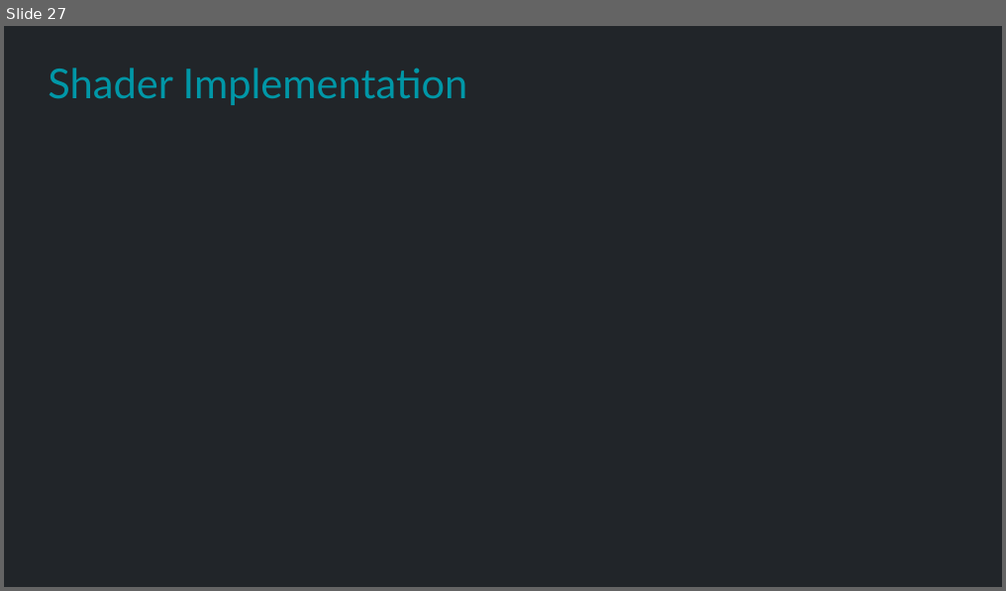
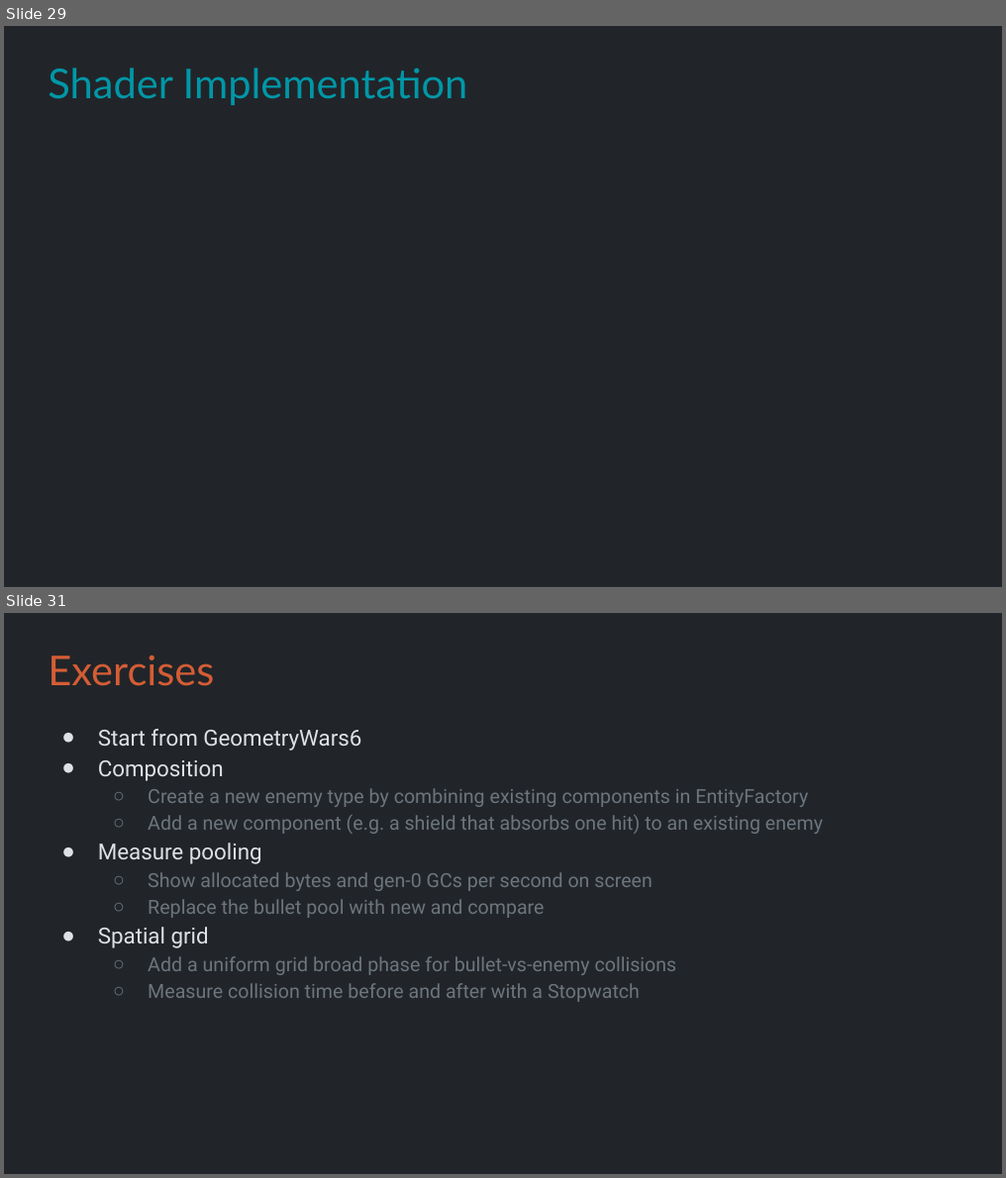
Before and after one commit to Metamate/gar, a slide deck: slides/09 Geometry Wars.pptx. Shown one above the other, each under a label of ours: slide 27 before the commit, slides 29 and 31 after it; the slides between them are not shown. The pictures are 1006x591 and 1006x1178 pixels, drawn with LibreOffice and Linux fonts; fonts in the diff are those of the drawing. Boxes give left, top, right and bottom in pixels: in the first picture for what was removed or moved away, otherwise in the second. Text is boxed around its words. In the diff, an @@ line names an element or a change of style, - is before the commit and + after.

```diff
--- a/slides/09 Geometry Wars.pptx
+++ b/slides/09 Geometry Wars.pptx
@@ slide 31 added at [4, 613, 1002, 1174], background #212529 @@
@@ title added at [48, 655, 214, 686], 29.7 pt, text #D45D35 @@
+Exercises
@@ text added at [98, 729, 823, 1002], 14 pt, text #6C757D @@
+● Start from GeometryWars6
+● Composition
+  ○ Create a new enemy type by combining existing components in EntityFactory
+  ○ Add a new component (e.g. a shield that absorbs one hit) to an existing enemy
+● Measure pooling
+  ○ Show allocated bytes and gen-0 GCs per second on screen
+  ○ Replace the bullet pool with new and compare
+● Spatial grid
+  ○ Add a uniform grid broad phase for bullet-vs-enemy collisions
+  ○ Measure collision time before and after with a Stopwatch
@@ what was slide 27 is now slide 29 @@
```
Also in this commit, not shown: 2 slides changed, 3 other slides added, 1 other file.
